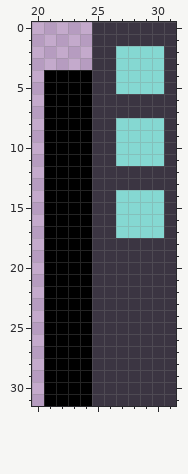
Pixel-art file: quickshell/panel_end.aseprite. Above: the version before the commit.
32x32 pixels, 1 frame. Shown: x 20..31, y 0..31.
After the commit:
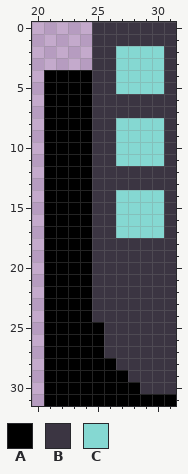
Palette (. is transparent): A #000000  B #3b3542  C #85d8d2
Changes in this commit:
{"y":25,"x":25,"old":"B","new":"A"}
{"y":26,"x":25,"old":"B","new":"A"}
{"y":27,"x":25,"old":"B","new":"A"}
{"y":28,"x":25,"old":"BB","new":"AA"}
{"y":29,"x":25,"old":"BBB","new":"AAA"}
{"y":30,"x":25,"old":"BBBB","new":"AAAA"}
{"y":31,"x":25,"old":"BBBBBBB","new":"AAAAAAA"}
